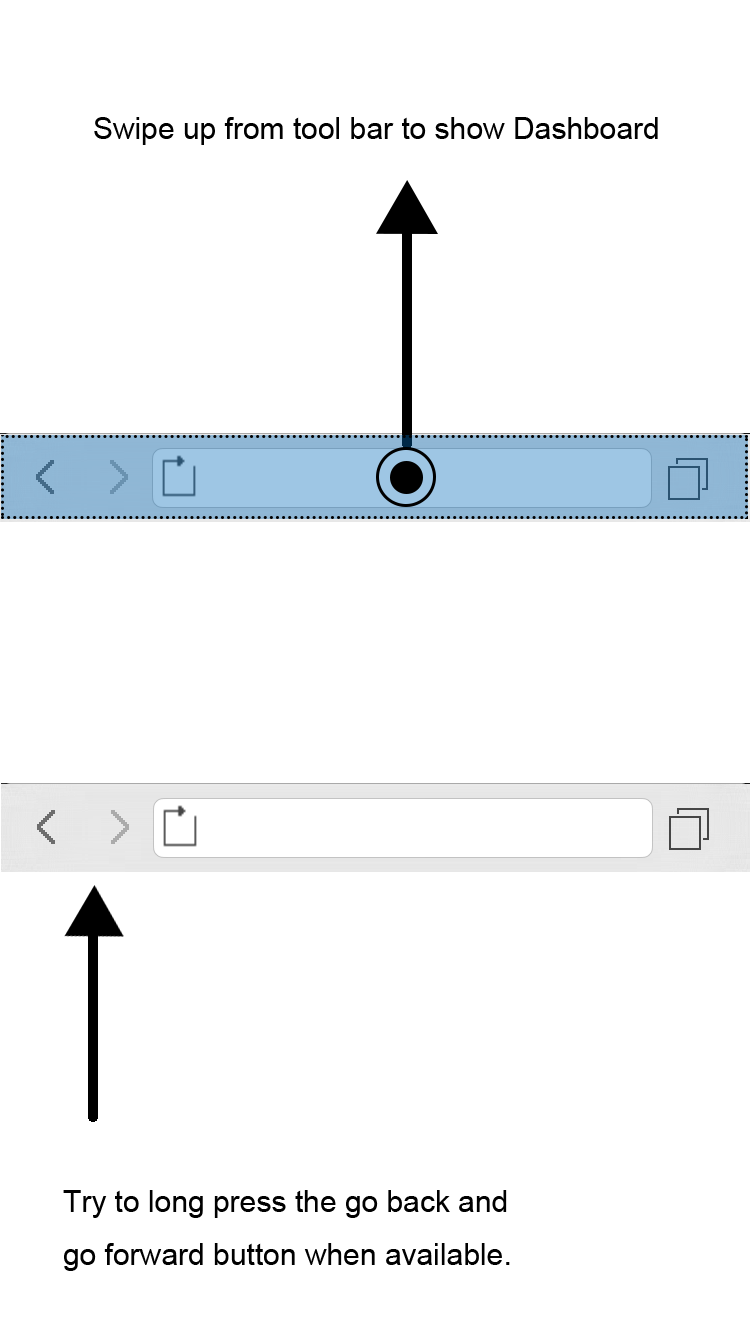
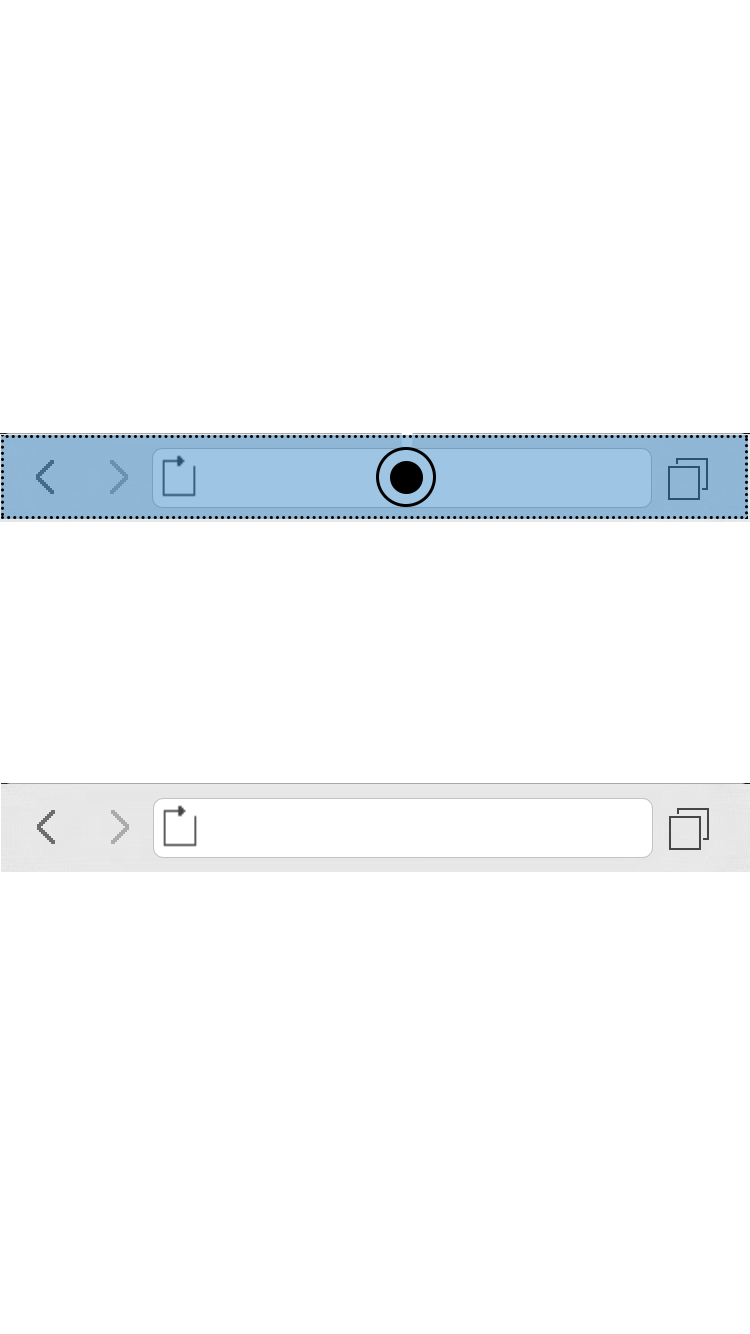
Before/after of a (750, 1334) layered artwork. What changed in the layer stack:
painted on "Swipe up from tool bar to show Dashboard" over [94, 117, 658, 145]
painted on "多边形 2", unmasked it over [376, 180, 438, 234]
painted on "图层 2" over [401, 209, 413, 448]
painted on "多边形 1" over [64, 885, 124, 938]
painted on "图层 1" over [88, 922, 98, 1122]
painted on "Try to long press the go back and go forward button when avail" over [63, 1190, 510, 1271]
